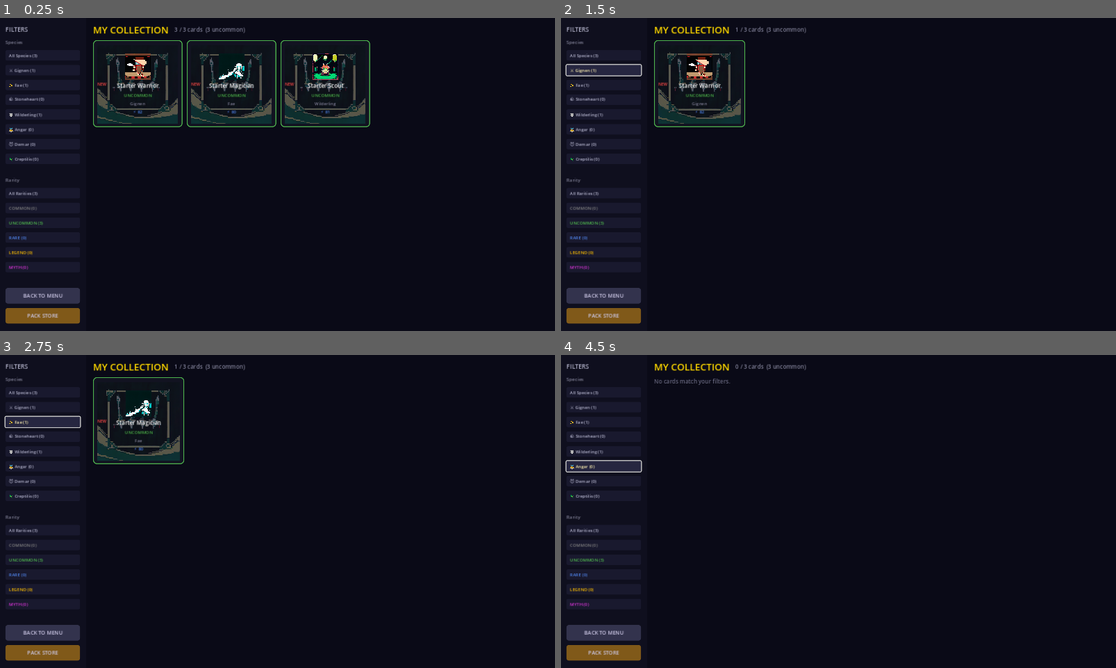
Above: before the commit, frames 1-4 (two rows, left to right).
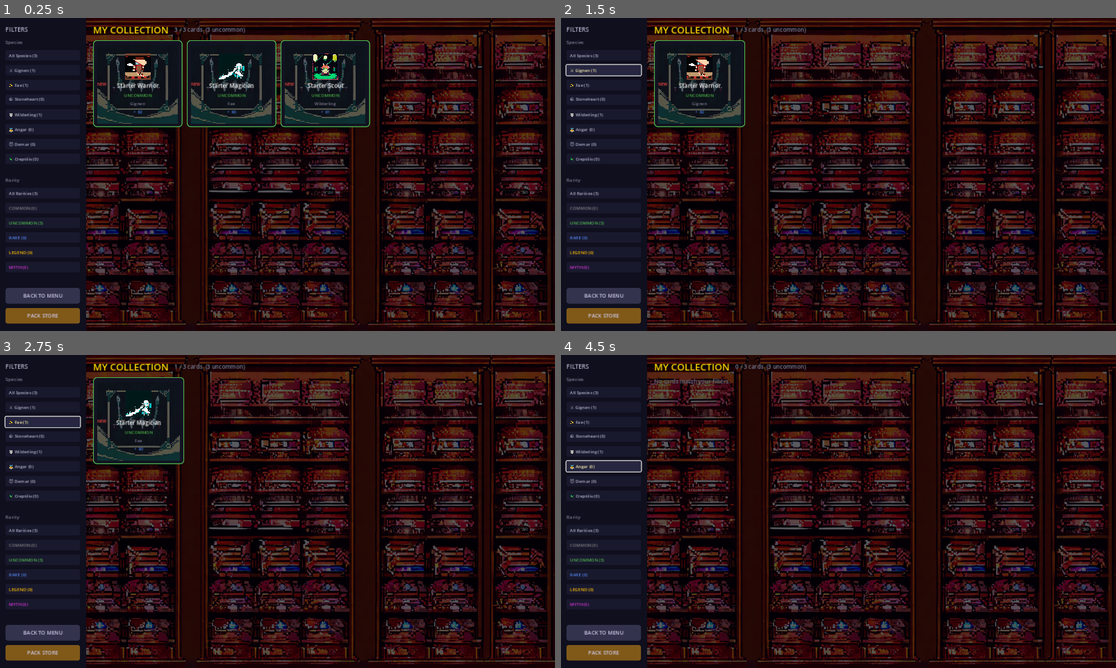
Above: after the commit, the same moments.

Repository: look-itsaxiom/summoners-grid
Game: Godot game, scene res://scenes/collection.tscn
Same seed, same stepped clock (60 frames per second), same inputs: the game is played once before the commit and once after it. This scene is started directly instead of the project's main scene.
Inputs:
- Up to frame 1 (0.25 s): no input
- Up to frame 2 (1.5 s): click "All Species (3)" at 0.5 s; click "⚔️ Gignen (1)" at 1.25 s
- Up to frame 3 (2.75 s): click "✨ Fae (1)" at 2 s
- Up to frame 4 (4.5 s): click "🪨 Stoneheart (0)" at 2.75 s; click "🐺 Wilderling (1)" at 3.5 s; click "👼 Angar (0)" at 4.25 s

The runs differ from the first frame. In frame 1, 40% of the frame differs, in the area x 15-100%, y 0-100%; in frame 2, 46%; in frame 3, 46%; in frame 4, 49%.

Commit message:
art: collection library + pack opening ritual backgrounds
Two more ComfyUI backgrounds for the dark stone + warm gold theme:
- Collection: fantasy library with glowing card displays, amber light
- Pack opening: mystical ritual circle with purple/gold energy vortex

5 screens now have atmospheric art backgrounds:
login, menu, pack store, collection, pack opening.
Game is developing a consistent visual identity.

Co-Authored-By: Claude Opus 4.6 (1M context) <noreply@anthropic.com>

Diff:
--- a/godot/scripts/ui/collection.gd
+++ b/godot/scripts/ui/collection.gd
@@ -67,10 +67,23 @@
 
 
 func _build_ui() -> void:
-	var bg := ColorRect.new()
-	bg.color = BG_COLOR
-	bg.set_anchors_preset(Control.PRESET_FULL_RECT)
-	add_child(bg)
+	var bg_path := "res://assets/collection_bg.png"
+	if ResourceLoader.exists(bg_path):
+		var bg_tex := TextureRect.new()
+		bg_tex.texture = load(bg_path)
+		bg_tex.set_anchors_preset(Control.PRESET_FULL_RECT)
+		bg_tex.expand_mode = TextureRect.EXPAND_IGNORE_SIZE
+		bg_tex.stretch_mode = TextureRect.STRETCH_KEEP_ASPECT_COVERED
+		add_child(bg_tex)
+		var overlay := ColorRect.new()
+		overlay.color = Color(0.0, 0.0, 0.03, 0.65)
+		overlay.set_anchors_preset(Control.PRESET_FULL_RECT)
+		add_child(overlay)
+	else:
+		var bg := ColorRect.new()
+		bg.color = BG_COLOR
+		bg.set_anchors_preset(Control.PRESET_FULL_RECT)
+		add_child(bg)
 
 	# Main layout: sidebar filters + card grid
 	var hbox := HBoxContainer.new()
--- a/godot/scripts/ui/pack_opening.gd
+++ b/godot/scripts/ui/pack_opening.gd
@@ -80,11 +80,24 @@
 
 
 func _build_ui() -> void:
-	# Dark background
-	var bg := ColorRect.new()
-	bg.color = BG_COLOR
-	bg.set_anchors_preset(Control.PRESET_FULL_RECT)
-	add_child(bg)
+	# Background art or dark fallback
+	var bg_path := "res://assets/pack_opening_bg.png"
+	if ResourceLoader.exists(bg_path):
+		var bg_tex := TextureRect.new()
+		bg_tex.texture = load(bg_path)
+		bg_tex.set_anchors_preset(Control.PRESET_FULL_RECT)
+		bg_tex.expand_mode = TextureRect.EXPAND_IGNORE_SIZE
+		bg_tex.stretch_mode = TextureRect.STRETCH_KEEP_ASPECT_COVERED
+		add_child(bg_tex)
+		var overlay := ColorRect.new()
+		overlay.color = Color(0.0, 0.0, 0.05, 0.5)
+		overlay.set_anchors_preset(Control.PRESET_FULL_RECT)
+		add_child(overlay)
+	else:
+		var bg := ColorRect.new()
+		bg.color = BG_COLOR
+		bg.set_anchors_preset(Control.PRESET_FULL_RECT)
+		add_child(bg)
 
 	# Center everything
 	var center := VBoxContainer.new()
Binary file added: godot/assets/collection_bg.png
Binary file added: godot/assets/pack_opening_bg.png
